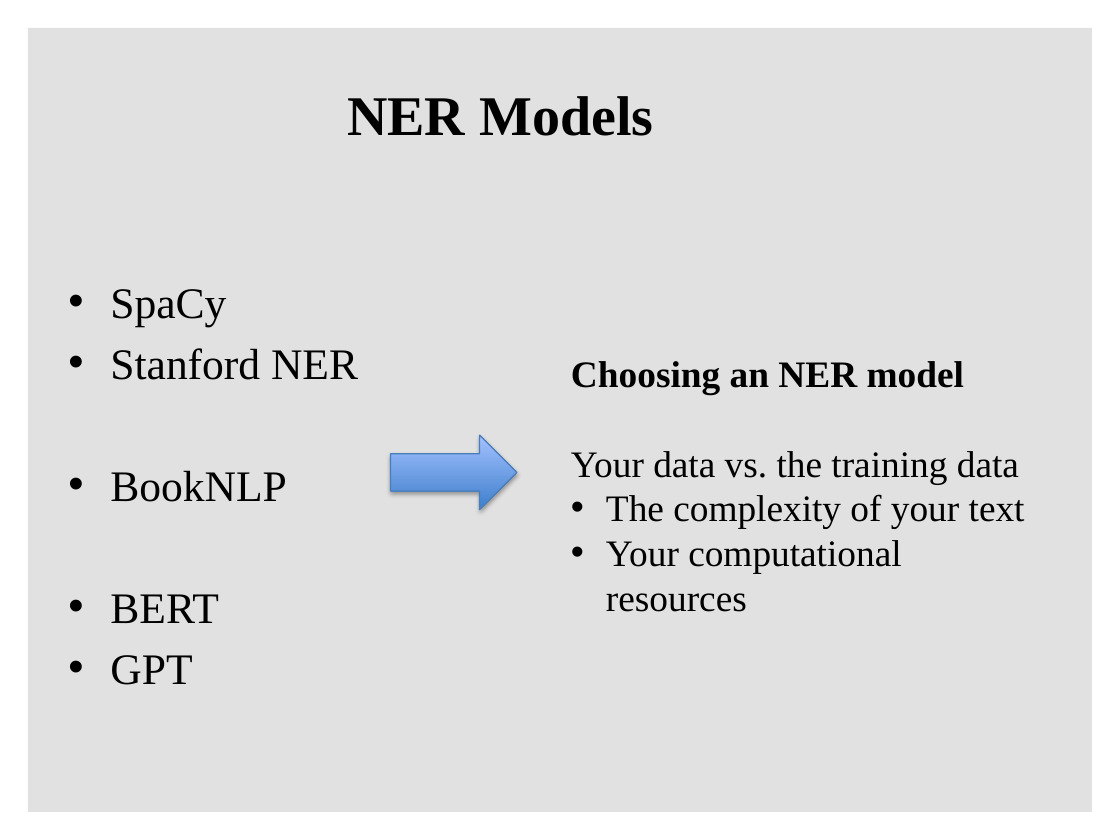
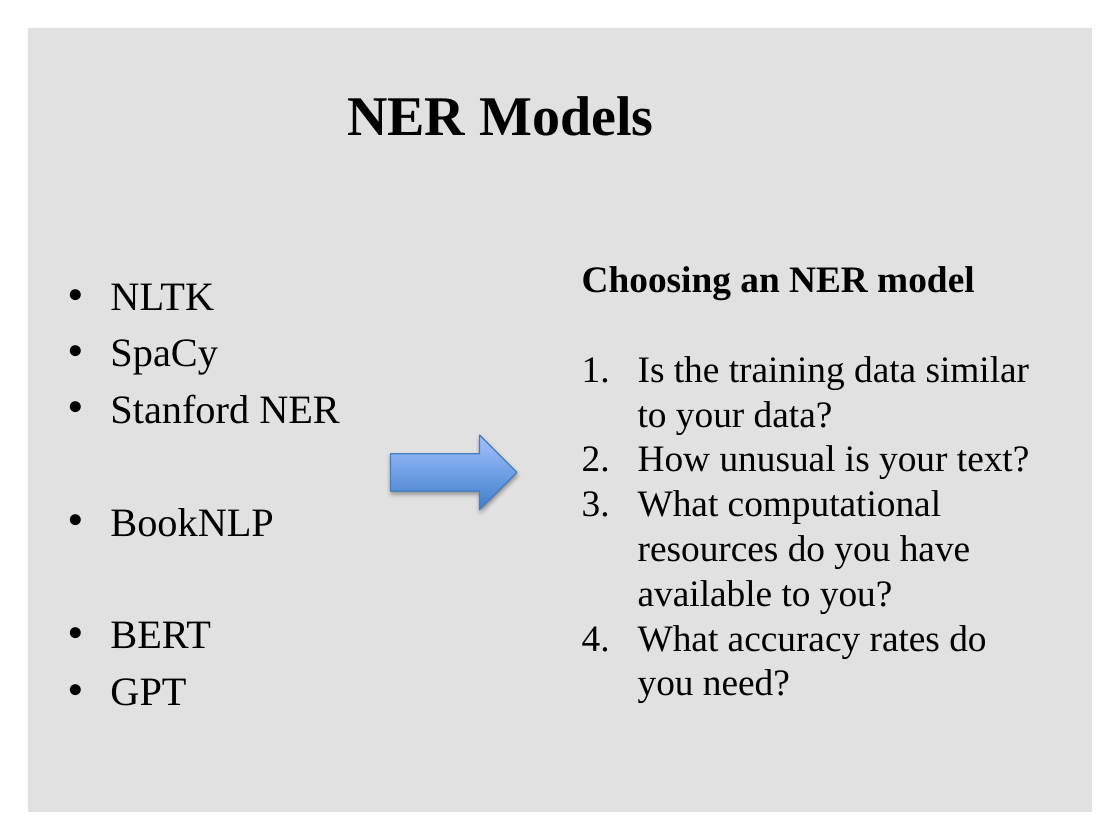
Before and after one commit to ClaudiaECarroll/intro_text_analysis, a slide deck: slide 8 of 2_bag_of_words/text_analysis_2.pptx (slide 13 before the commit). Drawn at 1120x840 pixels with LibreOffice and Linux fonts; fonts in the diff are those of the drawing; background and template pictures are left out. Boxes give left, top, right and bottom in pixels: in the first picture for what was removed or moved away, otherwise in the second. Text is boxed around its words. In the diff, an @@ line names an element or a change of style, - is before the commit and + after.

```diff
--- a/2_bag_of_words/text_analysis_2.pptx
+++ b/2_bag_of_words/text_analysis_2.pptx
@@ text at bbox=[582, 266, 1030, 703]: text changed @@
-Choosing an NER model
-Your data vs. the training data
-• The complexity of your text
-• Your computational resources
+Choosing an NER model
+1. Is the training data similar to your data?
+2. How unusual is your text?
+3. What computational resources do you have available to you?
+4. What accuracy rates do you need?
@@ text at bbox=[110, 283, 214, 310]: paragraph added @@
+• NLTK
@@ text at bbox=[110, 339, 340, 706]: size 28 to 25.9 pt in "SpaCy", "Stanford NER", "BookNLP", "BERT" and 1 more places @@
```
Also in this commit, not shown: 1 other slide changed, 2 slides added, 8 slides removed, 6 other files.
